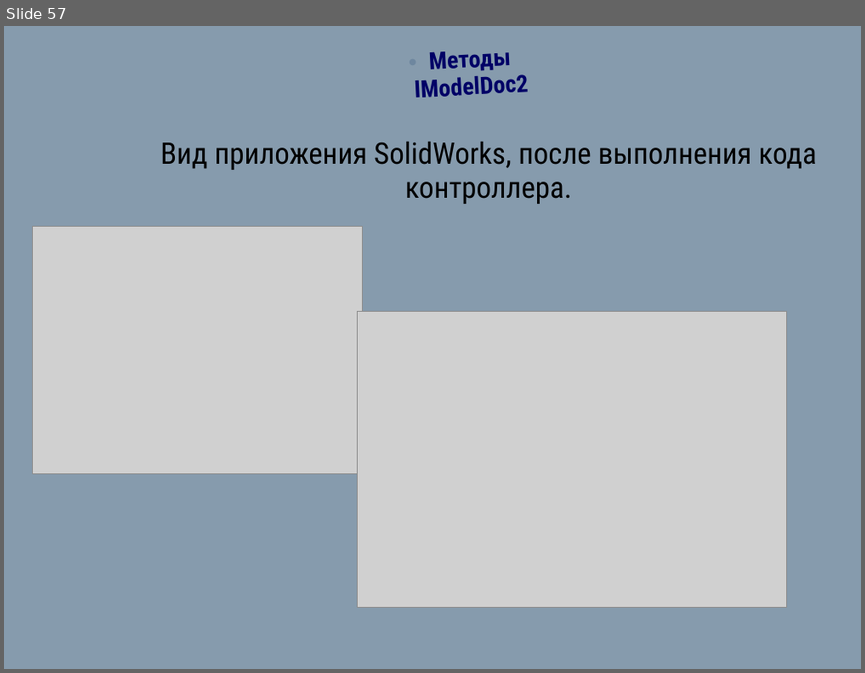
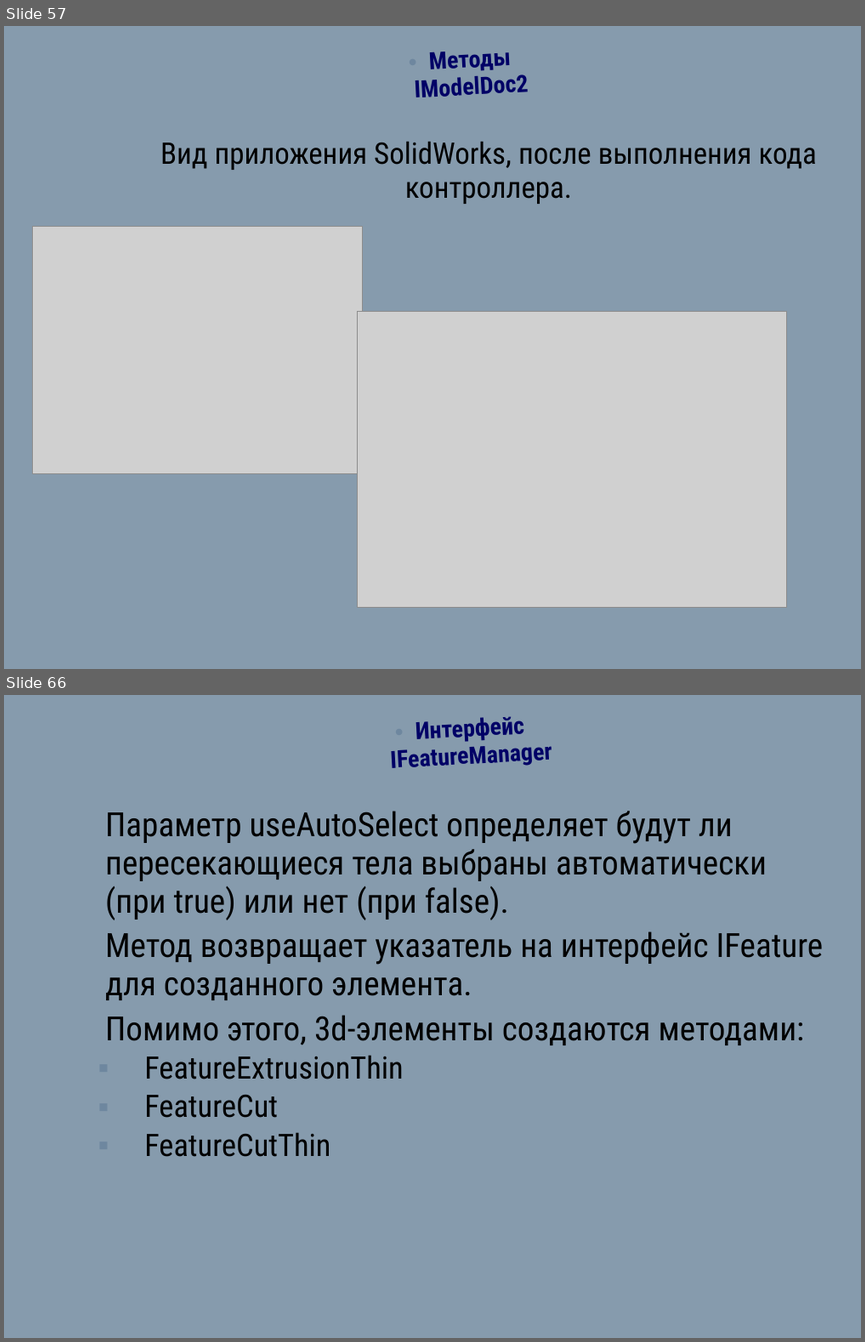
Before and after one commit to a-vodka/ics, a slide deck: sm1_lc05_ics.pptx. Shown one above the other, each under a label of ours: slide 57 before the commit, slides 57 and 66 after it; the slides between them are not shown. The pictures are 865x673 and 865x1342 pixels, drawn with LibreOffice and Linux fonts; fonts in the diff are those of the drawing; grey boxes stand for pictures; background and template pictures are left out. Boxes give left, top, right and bottom in pixels: in the first picture for what was removed or moved away, otherwise in the second. Text is boxed around its words. In the diff, an @@ line names an element or a change of style, - is before the commit and + after.

```diff
--- a/sm1_lc05_ics.pptx
+++ b/sm1_lc05_ics.pptx
@@ slide 66 added at (4, 695, 861, 1338), background picture (left out) @@
@@ text added at (391, 716, 552, 768), 20 pt, text #000066, bold @@
+• Интерфейс IFeatureManager
@@ text added at (105, 811, 823, 1157), 28 pt, text #000000 @@
+Параметр useAutoSelect определяет будут ли пересекающиеся тела выбраны автоматически (при true) или нет (при false).
+Метод возвращает указатель на интерфейс IFeature для созданного элемента.
+Помимо этого, 3d-элементы создаются методами:
+  ▪ FeatureExtrusionThin
+  ▪ FeatureCut
+  ▪ FeatureCutThin
```
Also in this commit, not shown: 47 other slides added, 4 other files.
